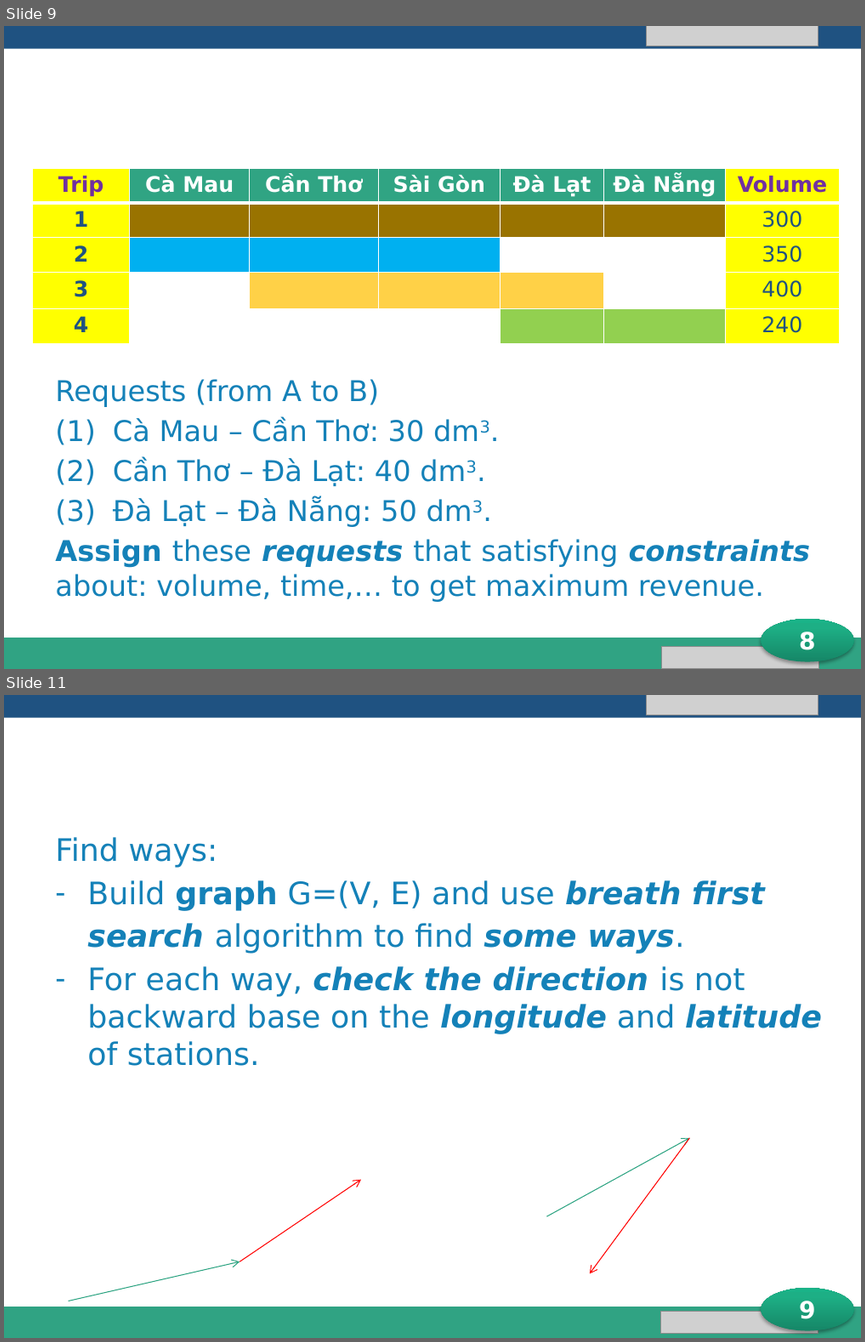
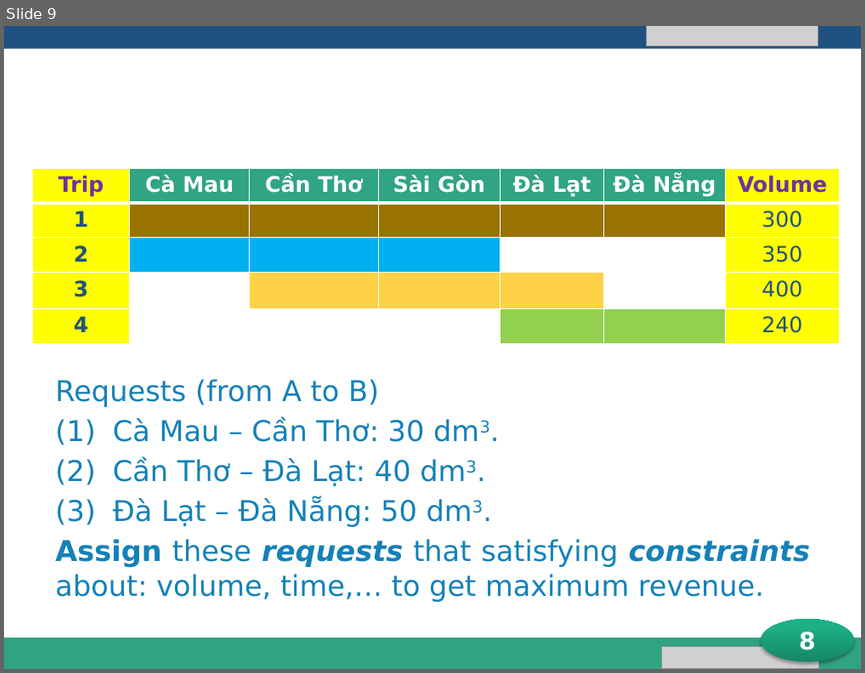
Before and after one commit to longdao2904/capstone-project-teamx, a slide deck: iDeliver presentation.pptx. Shown one above the other, each under a label of ours: slides 9 and 11 before the commit, slide 9 after it; the slides between them are not shown. The pictures are 865x1342 and 865x673 pixels, drawn with LibreOffice and Linux fonts; fonts in the diff are those of the drawing; grey boxes stand for pictures; background and template pictures are left out. Boxes give left, top, right and bottom in pixels: in the first picture for what was removed or moved away, otherwise in the second. Text is boxed around its words. In the diff, an @@ line names an element or a change of style, - is before the commit and + after.

```diff
--- a/iDeliver presentation.pptx
+++ b/iDeliver presentation.pptx
@@ slide 11 removed at bbox=[4, 695, 861, 1338], background #FFFFFF; not listed: 5 template elements that a slide beside it also shows @@
@@ picture removed at bbox=[647, 695, 818, 715] @@
@@ title removed at bbox=[46, 725, 818, 788] @@
-Find path
@@ text removed at bbox=[55, 837, 822, 1066] @@
-Find ways:
-– Build graph G=(V, E) and use breath first
-search algorithm to find some ways.
-– For each way, check the direction is not backward base on the longitude and latitude of stations.
@@ arrow removed from (546, 1216) to (689, 1138) @@
@@ arrow removed from (689, 1138) to (589, 1273) @@
@@ arrow removed from (239, 1261) to (361, 1179) @@
@@ arrow removed from (69, 1301) to (239, 1261) @@
@@ ellipse removed at bbox=[760, 1288, 853, 1331] @@
-9
@@ picture removed at bbox=[661, 1310, 818, 1333] @@
```
Also in this commit, not shown: 1 slide added, 4 other slides removed.
